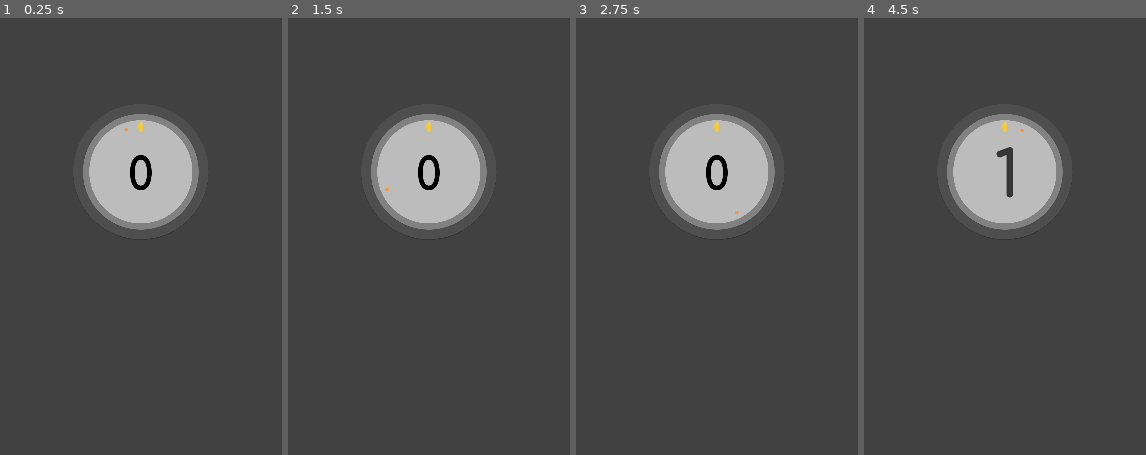
Above: before the commit, frames 1-4 (left to right).
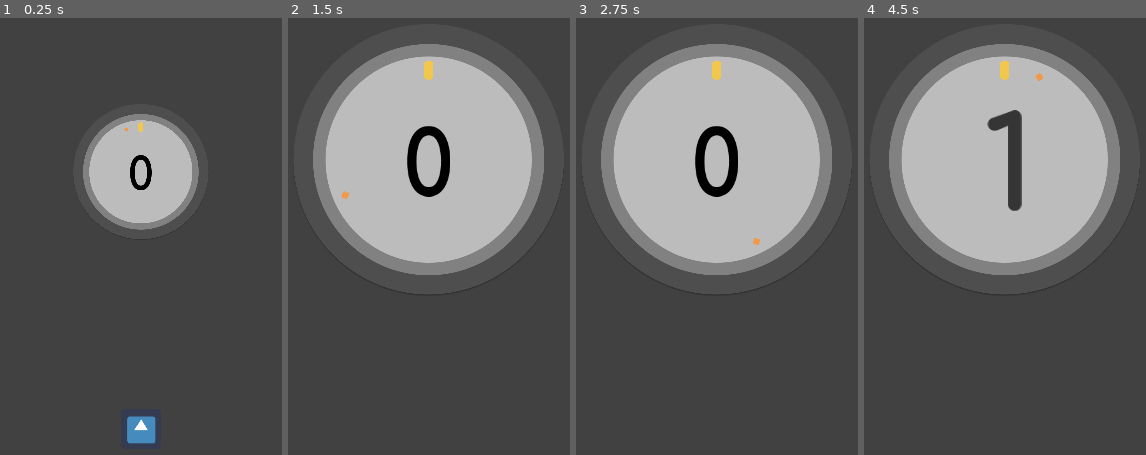
Above: after the commit, the same moments.

Repository: takecare/popthelock
Game: Godot game, scene res://scenes/Start.tscn
The game is run twice, just before and just after one commit, with the same random seed, the same clock (stepped at 60 frames per second) and the same inputs. The engine's default icon, where the game draws it, is replaced by a stand-in: a white triangle on a blue panel in a dark square.
Inputs (mouse positions are in pixels of both pictures, inside the frame that each line leads up to):
- Up to frame 1 (0.25 s): no input
- Up to frame 2 (1.5 s): click (429, 428) at 0.52 s; tap Enter at 1.25 s; move the mouse to (527, 144) at 1.27 s; tap P at 1.35 s
- Up to frame 3 (2.75 s): tap Space at 2 s; move the mouse to (626, 223) at 2.02 s; click (626, 223) at 2.1 s; tap P at 2.3 s
- Up to frame 4 (4.5 s): move the mouse to (outside the picture) at 2.77 s; tap P at 2.85, 3.8 s; tap Enter at 3.5 s; move the mouse to (982, 345) at 3.52 s; tap G at 3.6 s; move the mouse to (1140, 302) at 4.27 s; tap H at 4.35 s

The runs differ from the first frame. In frame 1, 0.6% of the frame differs, in the area x 45-56%, y 91-98%; in frame 2, 29%, in the area x 8-91%, y 5-59%; in frame 3, 29%; in frame 4, 28%.

Commit message:
add start button

Diff:
--- a/project.godot
+++ b/project.godot
@@ -13,6 +13,11 @@
 "class": "Crosshair",
 "language": "GDScript",
 "path": "res://scripts/Crosshair.gd"
+}, {
+"base": "TextureButton",
+"class": "FadeButton",
+"language": "GDScript",
+"path": "res://scripts/Button.gd"
 }, {
 "base": "HBoxContainer",
 "class": "Lock",
@@ -36,6 +41,7 @@
 } ]
 _global_script_class_icons={
 "Crosshair": "",
+"FadeButton": "",
 "Lock": "",
 "Score": "",
 "ScoreLayer": "",
--- /dev/null
+++ b/scenes/FadeButton.tscn
@@ -0,0 +1,46 @@
+[gd_scene load_steps=4 format=2]
+
+[ext_resource path="res://scripts/Button.gd" type="Script" id=1]
+[ext_resource path="res://icon.png" type="Texture" id=2]
+
+[sub_resource type="Animation" id=1]
+resource_name = "FadeOut"
+length = 0.3
+tracks/0/type = "value"
+tracks/0/path = NodePath(".:modulate")
+tracks/0/interp = 1
+tracks/0/loop_wrap = true
+tracks/0/imported = false
+tracks/0/enabled = true
+tracks/0/keys = {
+"times": PoolRealArray( 0, 0.3 ),
+"transitions": PoolRealArray( 1, 0.75 ),
+"update": 0,
+"values": [ Color( 1, 1, 1, 1 ), Color( 1, 1, 1, 0 ) ]
+}
+tracks/1/type = "method"
+tracks/1/path = NodePath(".")
+tracks/1/interp = 1
+tracks/1/loop_wrap = true
+tracks/1/imported = false
+tracks/1/enabled = true
+tracks/1/keys = {
+"times": PoolRealArray( 0.3 ),
+"transitions": PoolRealArray( 1 ),
+"values": [ {
+"args": [  ],
+"method": "_on_faded_out"
+} ]
+}
+
+[node name="Button" type="TextureButton"]
+margin_right = 64.0
+margin_bottom = 64.0
+texture_normal = ExtResource( 2 )
+script = ExtResource( 1 )
+__meta__ = {
+"_edit_use_anchors_": false
+}
+
+[node name="AnimationPlayer" type="AnimationPlayer" parent="."]
+anims/FadeOut = SubResource( 1 )
--- a/scenes/Main.tscn
+++ b/scenes/Main.tscn
@@ -6,6 +6,7 @@
 [ext_resource path="res://scenes/Score.tscn" type="PackedScene" id=4]
 [ext_resource path="res://scenes/Lock.tscn" type="PackedScene" id=5]
 [ext_resource path="res://scripts/Camera.gd" type="Script" id=6]
+[ext_resource path="res://scenes/FadeButton.tscn" type="PackedScene" id=7]
 
 [sub_resource type="Animation" id=1]
 resource_name = "ZoomIn"
@@ -40,11 +41,29 @@
 [node name="Main" type="Node2D"]
 script = ExtResource( 3 )
 
+[node name="GUI" type="CanvasLayer" parent="."]
+
+[node name="HBox" type="HBoxContainer" parent="GUI"]
+margin_top = 1000.0
+margin_right = 720.0
+margin_bottom = 1064.0
+alignment = 1
+__meta__ = {
+"_edit_use_anchors_": false
+}
+
+[node name="StartButton" parent="GUI/HBox" instance=ExtResource( 7 )]
+margin_left = 328.0
+margin_right = 392.0
+
 [node name="Camera" type="Camera2D" parent="."]
 position = Vector2( 360, 640 )
 current = true
 zoom = Vector2( 2, 2 )
 script = ExtResource( 6 )
+__meta__ = {
+"_edit_lock_": true
+}
 
 [node name="AnimationPlayer" type="AnimationPlayer" parent="Camera"]
 anims/ZoomIn = SubResource( 1 )
@@ -71,6 +90,7 @@
 position = Vector2( 232, 524 )
 score = 0
 
+[connection signal="tapped" from="GUI/HBox/StartButton" to="." method="_on_StartButton_tapped"]
 [connection signal="area_entered" from="Game/Target" to="Game/Crosshair" method="_on_Target_area_entered"]
 [connection signal="area_entered" from="Game/Target" to="Game/Target" method="_on_area_entered"]
 [connection signal="area_exited" from="Game/Target" to="Game/Crosshair" method="_on_Target_area_exited"]
--- /dev/null
+++ b/scripts/Button.gd
@@ -0,0 +1,16 @@
+class_name FadeButton extends TextureButton
+
+signal tapped(origin) # same as "pressed" but sends a reference to the button
+
+func _ready():
+  connect("pressed", self, "_on_pressed")
+
+func _on_pressed():
+  emit_signal("tapped", self)
+
+func fade_out():
+  $AnimationPlayer.play("FadeOut")
+
+func _on_faded_out():
+  disabled = true
+  hide()
--- a/scripts/Camera.gd
+++ b/scripts/Camera.gd
@@ -3,13 +3,16 @@
 onready var animationPlayer: AnimationPlayer = $AnimationPlayer
 
 func _ready() -> void:
-  pass # Replace with function body.
+  pass
 
 func zoom_in() -> void:
   animationPlayer.play("ZoomIn")
 
 func _on_zoomed_in() -> void:
   print("> on zoomed in")
+  # FIXME as we're playing the same animation ("ZoomIn") backwards when zooming
+  # out, this callback gets called immediately (when zooming back out)
+  pass
 
 func zoom_out() -> void:
   animationPlayer.play_backwards("ZoomIn")
--- a/scripts/Main.gd
+++ b/scripts/Main.gd
@@ -2,7 +2,6 @@
 
 # game basics
 # TODO add lock part of the lock
-# TODO display score, animate it increasing, animate it decreasing when player loses (counting down)
 # TODO track level, which determines the angle range in which the target is placed
 # TODO animate target disappearing and reappearing
 # TODO animate crosshair hitting and missing
@@ -15,9 +14,12 @@
 # the crosshair is within the target so, for a given hit, your score can go from
 # 0 to 10 (as an example)
 
-export(float) var speed = 15
+export(float) var initial_speed = 15
 export(float) var step = 5
 export(float) var yOffset = 74
+
+var isPlaying: bool = false
+var speed: float = initial_speed
 
 onready var camera: Camera2D = $Camera
 
@@ -48,22 +50,24 @@
   pass
 
 func _on_Crosshair_target_hit() -> void:
+  if !isPlaying:
+    return
   score.increase()
   speed += 3 # TODO increase speed at reasonable pace
   increase_level()
   crosshairRotationDirection *= -1
 
-var rot = 0 #temporary
-
 func increase_level() -> void:
   level += 1
-  rot += 10
   target.set_rotation_around(lockCenter, randi() % 360) #
 
 func _on_Crosshair_target_missed() -> void:
+  if !isPlaying:
+    return
   #crosshairRotationDirection = -1 if rand_range(0, 1) > 0.5 else 1
   print("> MISSED!")
   # TODO go to menu
+  speed = initial_speed
   score.reset()
   reset_target() # not working!
 
@@ -81,3 +85,11 @@
   elif event.scancode == KEY_X:
     camera.zoom_out()
     get_tree().set_input_as_handled()
+  elif event.scancode == KEY_P:
+    isPlaying = !isPlaying
+    get_tree().set_input_as_handled()
+
+func _on_StartButton_tapped(origin: FadeButton) -> void:
+  origin.fade_out()
+  camera.zoom_in()
+  isPlaying = true
Not shown: 1 places in scenes/Main.tscn that only renumber resources
Not shown, added: assets/PopLock.fig
